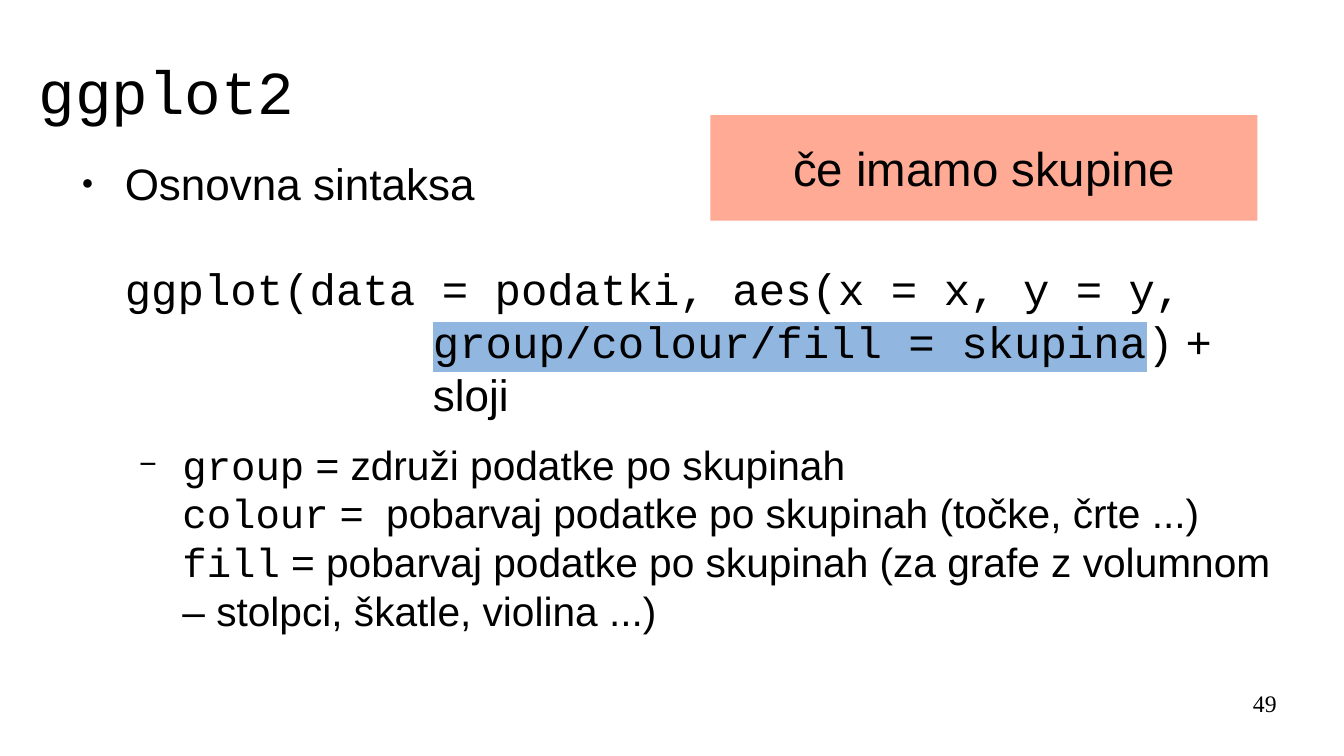
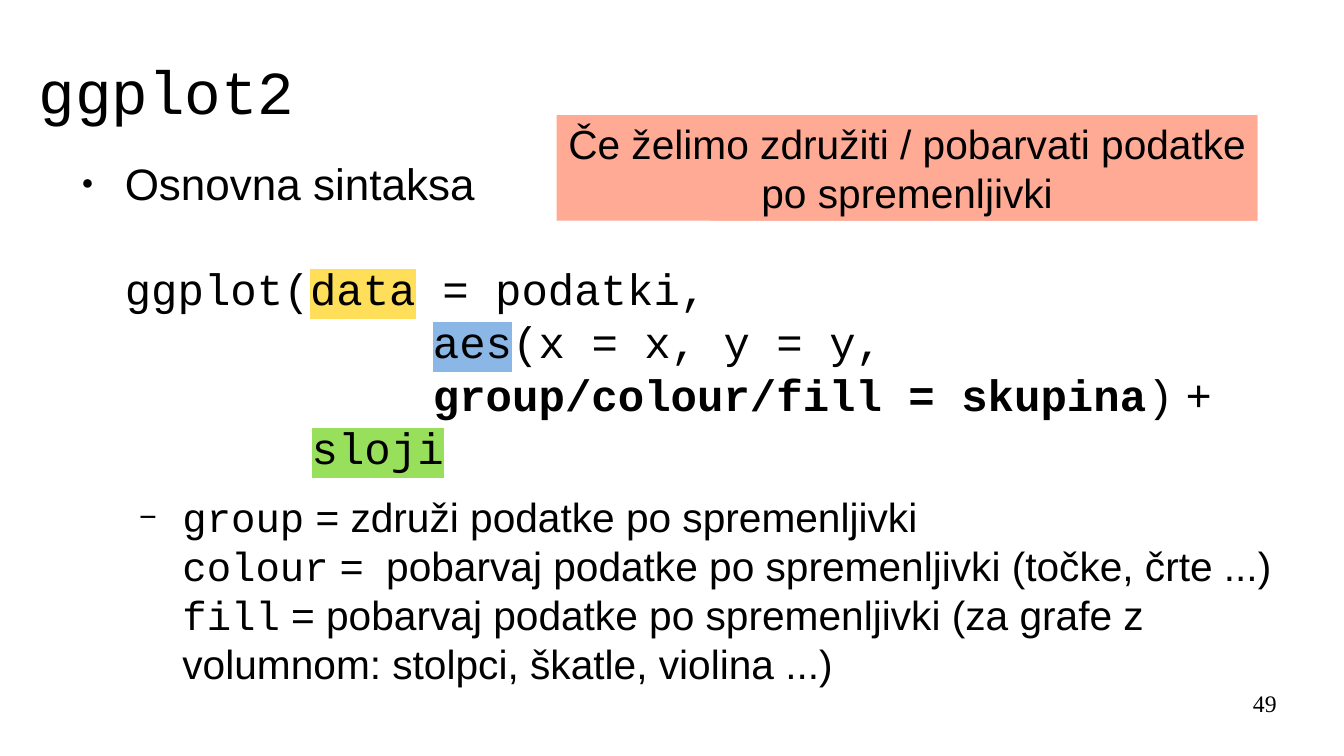
Before and after one commit to janaobsteter/R_tecaj, a slide deck: slide 49 of ModulB/ITTecaj_R_ModulB.odp. Drawn at 1344x756 pixels with LibreOffice and Linux fonts; fonts in the diff are those of the drawing. Boxes give left, top, right and bottom in pixels: in the first picture for what was removed or moved away, otherwise in the second. Text is boxed around its words. In the diff, an @@ line names an element or a change of style, - is before the commit and + after.

```diff
--- a/ModulB/ITTecaj_R_ModulB.odp
+++ b/ModulB/ITTecaj_R_ModulB.odp
@@ rectangle added at box(557, 115, 1259, 221), fill #FFAA95, 24 pt, text #000000 @@
+Če želimo združiti / pobarvati podatke
+po spremenljivki
@@ text at box(125, 168, 1173, 473): font Arial to Courier New, highlight none to #98DF5B in "sloji"; highlight none to #FFDE59 in "ggplot(data"; highlight none to #8AB7E6 in "aes(x"; highlight #91B7E1 to none, bold on in "group/colour/fill = skupina)" @@
@@ text at box(182, 502, 1213, 686): text changed @@
-  − group = združi podatke po skupinah
-    colour = pobarvaj podatke po skupinah (točke, črte ...)
-    fill = pobarvaj podatke po skupinah (za grafe z volumnom – stolpci, škatle, violina ...)
+  − group = združi podatke po spremenljivki
+    colour = pobarvaj podatke po spremenljivki (točke, črte ...)
+    fill = pobarvaj podatke po spremenljivki (za grafe z volumnom: stolpci, škatle, violina ...)
```
Also in this commit, not shown: 5 other slides changed, 37 slides added, 6 other files.
